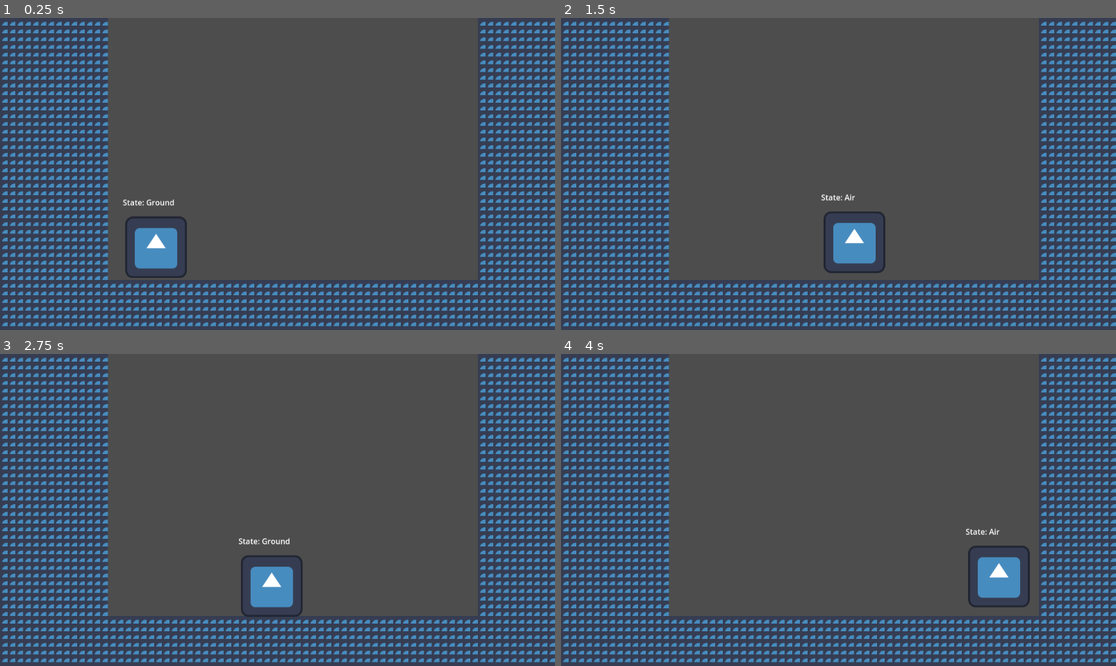
Above: before the commit, frames 1-4 (two rows, left to right).
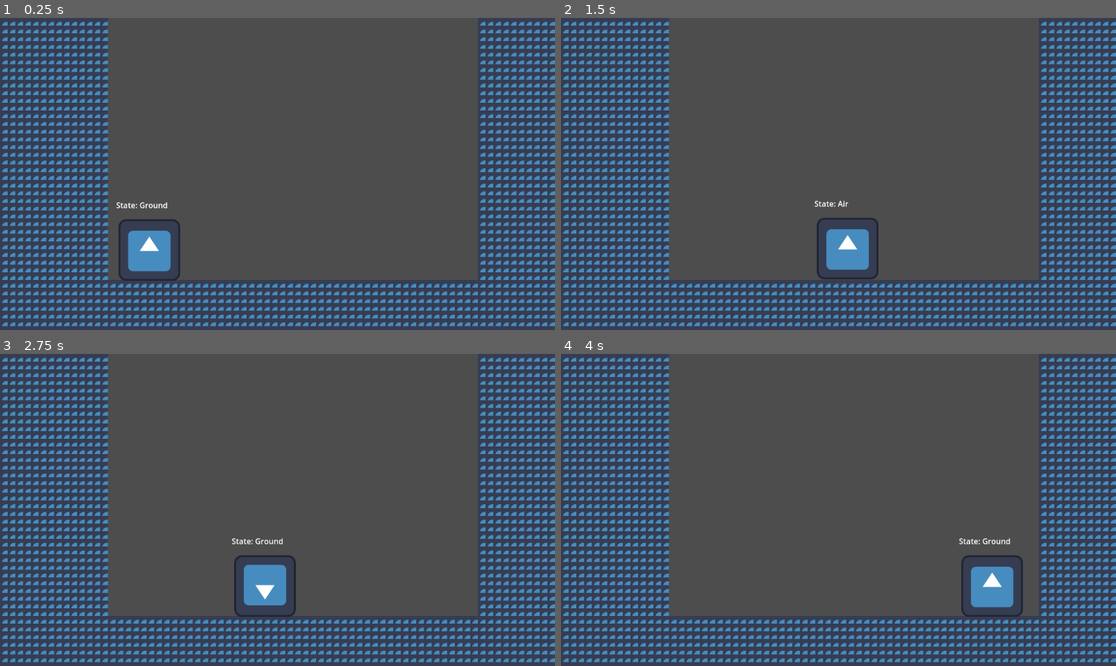
Above: after the commit, the same moments.

Repository: NicolasHelou/tech-demo
Game: Godot game, scene res://Scenes/demo.tscn
The game is run twice, just before and just after one commit, with the same random seed, the same clock (stepped at 60 frames per second) and the same inputs. The engine's default icon, where the game draws it, is replaced by a stand-in: a white triangle on a blue panel in a dark square.
Inputs:
- Up to frame 1 (0.25 s): no input
- Up to frame 2 (1.5 s): hold Space (jump) 0.53-1.28 s; hold D (right) from 0.53 s (still down); tap Space (jump) at 1.35 s
- Up to frame 3 (2.75 s): tap Space (jump) at 1.52, 1.82 s; release D (right) at 2.03 s; hold A (left) from 2.03 s (still down); hold Space (jump) from 2.03 s (still down)
- Up to frame 4 (4 s): release A (left) at 2.78 s; release Space (jump) at 2.78 s; hold D (right) from 2.78 s (still down); tap Space (jump) at 2.85, 3.02, 3.32 s; hold Space (jump) from 3.53 s (still down)

The runs differ from the first frame. In frame 1, 1.2% of the frame differs, in the area x 20-34%, y 58-85%; in frame 2, 1.4%; in frame 3, 1.0%; in frame 4, 1.5%, in the area x 71-85%, y 55-85%.

Commit message:
git stop messing up

Diff:
--- a/Scenes/demo.tscn
+++ b/Scenes/demo.tscn
@@ -145,4 +145,4 @@
 tile_set = SubResource("TileSet_m0rpm")
 
 [node name="player" parent="." instance=ExtResource("2_glc8m")]
-position = Vector2(-87, 143)
+position = Vector2(-101, 162)
--- a/Scripts/airstate.gd
+++ b/Scripts/airstate.gd
@@ -5,5 +5,7 @@
 @export var ground_state : State
 
 func state_process(delta):
-	if(character.is_on_floor()):
+	if character.is_on_floor():
 		next_state = ground_state
+	#if not character.is_on_floor():
+		#character.velocity = character.get_gravity()*delta
--- a/Scripts/groundstate.gd
+++ b/Scripts/groundstate.gd
@@ -3,7 +3,7 @@
 class_name GroundState
 
 @export var air_state : State
-@export var jump_velocity : float = -150.0
+@export var jump_velocity : float = -300.0
 
 func state_input(event : InputEvent):
 	if (event.is_action_pressed("jump")):
--- a/Scripts/player.gd
+++ b/Scripts/player.gd
@@ -4,6 +4,7 @@
 
 @export var speed = 300.0
 @export var jump_velocity = -150.0
+@export var gravity : float = 980.0
 
 @onready var animation_tree : AnimationTree = $AnimationTree
 @onready var sprite : Sprite2D = $Sprite2D
@@ -15,7 +16,7 @@
 func _physics_process(delta: float) -> void:
 	# Add the gravity.
 	if not is_on_floor():
-		velocity += get_gravity() * delta
+		velocity.y = gravity * delta
 
 	# Handle jump.
 	if Input.is_action_just_pressed("jump") and is_on_floor():
@@ -37,6 +38,6 @@
 
 func update_facing_direction():
 	if direction.x > 0:
-		sprite.flip_h = false
+		sprite.flip_v = false
 	elif direction.x < 0:
-		sprite.flip_h = true
+		sprite.flip_v = true
--- a/Scripts/statedebug.gd
+++ b/Scripts/statedebug.gd
@@ -2,8 +2,7 @@
 @export var state_machine : CharacterStateMachine
 
 # Called when the node enters the scene tree for the first time.
-func _ready() -> void:
-	pass # Replace with function body.
+
 
 
 # Called every frame. 'delta' is the elapsed time since the previous frame.
